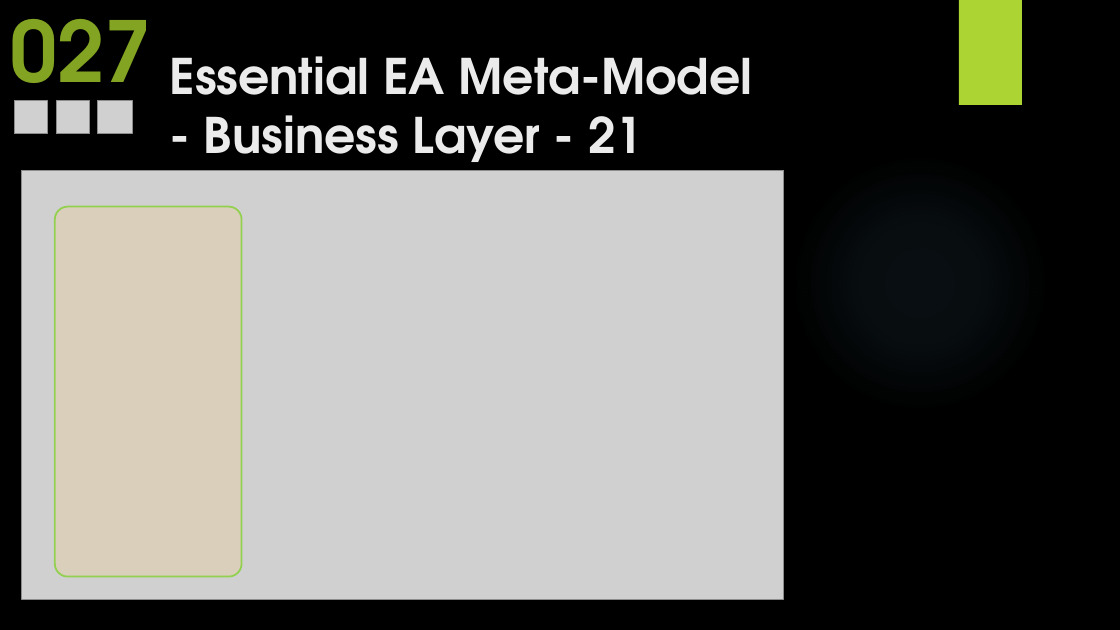
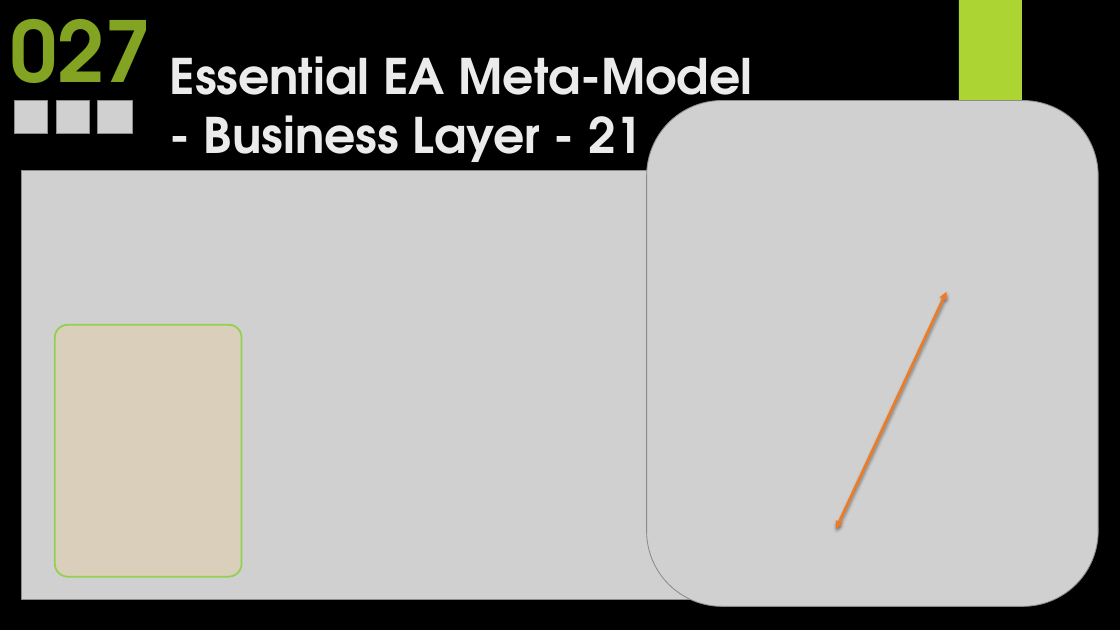
Before and after one commit to yasenstar/EA_MetaModel, a slide deck: slide 43 of Master_EAS_Meta-Model.pptx. Drawn at 1120x630 pixels with LibreOffice and Linux fonts; fonts in the diff are those of the drawing; grey boxes stand for pictures; background and template pictures are left out. Boxes give left, top, right and bottom in pixels: in the first picture for what was removed or moved away, otherwise in the second. Text is boxed around its words. In the diff, an @@ line names an element or a change of style, - is before the commit and + after.

```diff
--- a/Master_EAS_Meta-Model.pptx
+++ b/Master_EAS_Meta-Model.pptx
@@ picture added at (647,101,1099,607) @@
@@ ellipse removed at (791,154,1049,413) @@
@@ double arrow added from (947, 292) to (836, 529), #EF7A24 2.25 pt @@
@@ rounded rectangle: place and size @@
-rounded rectangle at (55,207,241,576)
+rounded rectangle at (55,325,241,577)
```
Also in this commit, not shown: 1 other slide changed, 2 slides added, 11 other files.
